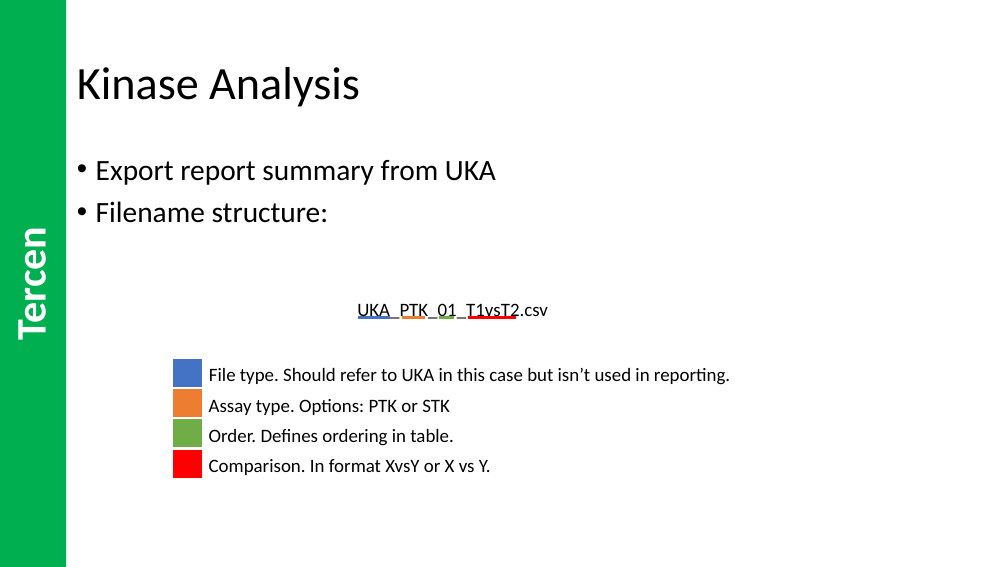
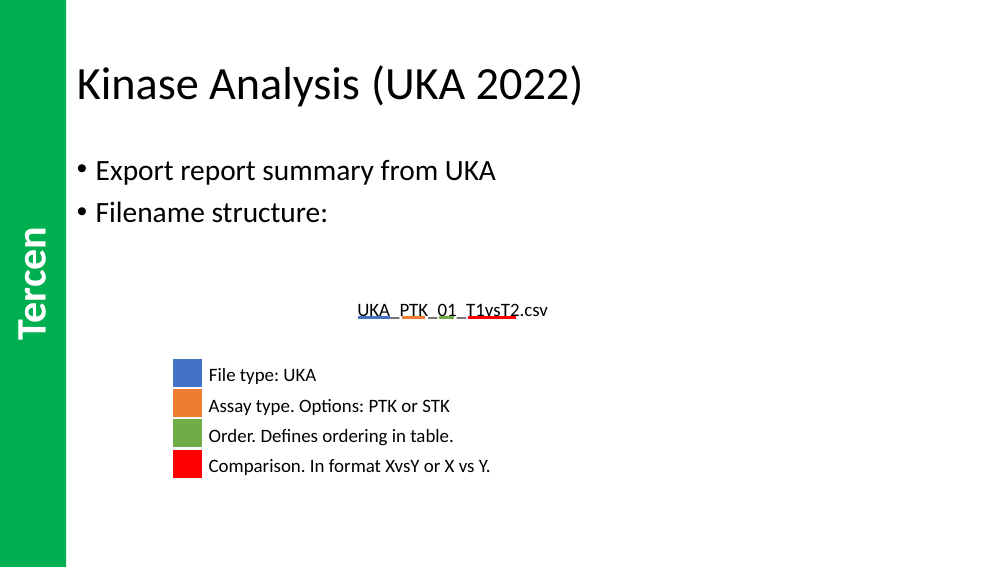
Before and after one commit to pamgene/autoreport2023, a slide deck: slide 9 of ref/HowToUse.pptx. Drawn at 1008x567 pixels with LibreOffice and Linux fonts; fonts in the diff are those of the drawing. Boxes give left, top, right and bottom in pixels: in the first picture for what was removed or moved away, otherwise in the second. Text is boxed around its words. In the diff, an @@ line names an element or a change of style, - is before the commit and + after.

Commit message:
kinase family can be NA now (for uka2023)

```diff
--- a/ref/HowToUse.pptx
+++ b/ref/HowToUse.pptx
@@ title at (77, 65, 584, 107): text changed @@
-Kinase Analysis
+Kinase Analysis (UKA 2022)
@@ text at (209, 368, 316, 384): text changed @@
-File type. Should refer to UKA in this case but isn’t used in reporting.
+File type: UKA
```
Also in this commit, not shown: 1 other slide changed, 1 slide added, 2 other files.
